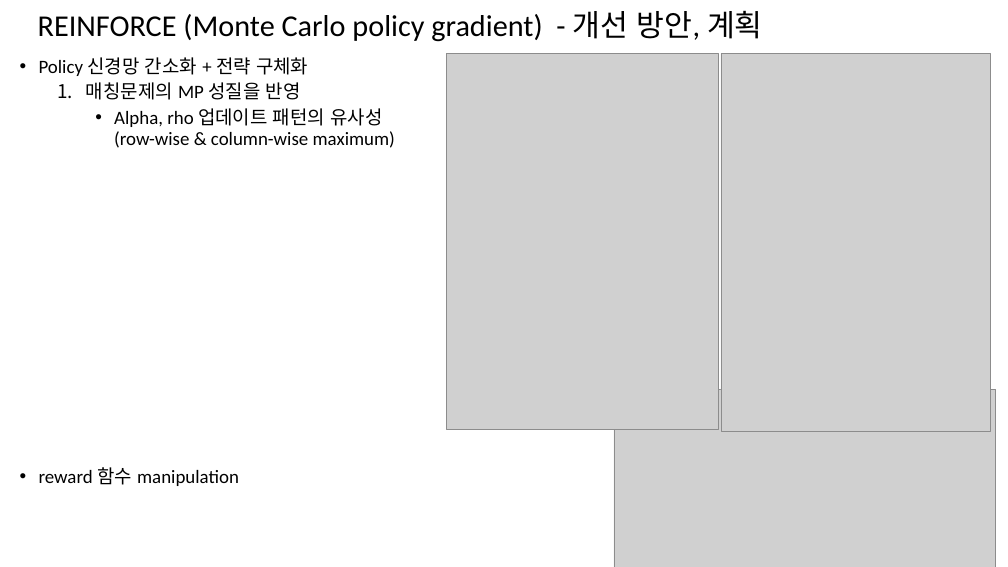
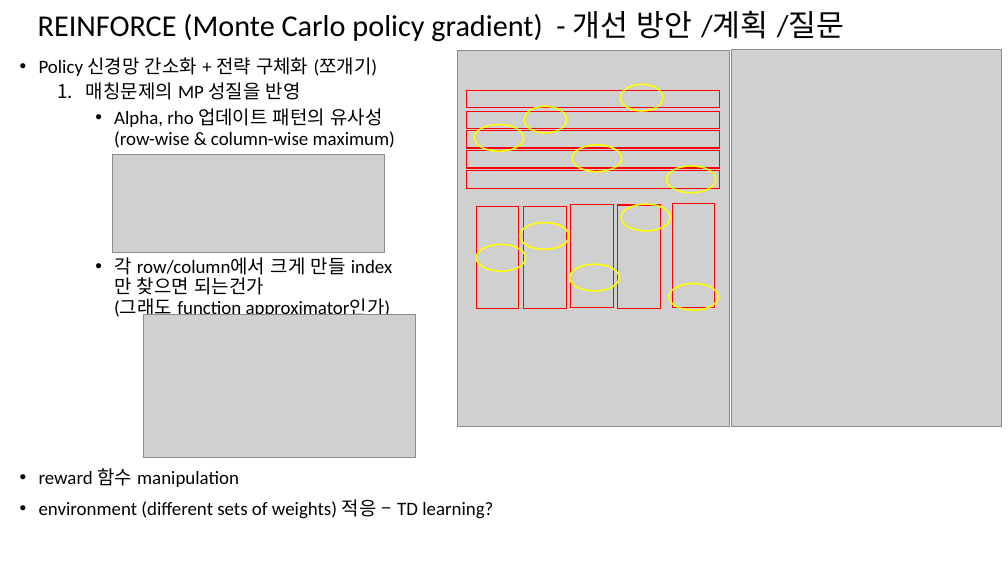
Before and after one commit to ihatesummer/bipartite_maxsum, a slide deck: slide 11 of memo.pptx. Drawn at 1008x567 pixels with LibreOffice and Linux fonts; fonts in the diff are those of the drawing; grey boxes stand for pictures. Boxes give left, top, right and bottom in pixels: in the first picture for what was removed or moved away, otherwise in the second. Text is boxed around its words. In the diff, an @@ line names an element or a change of style, - is before the commit and + after.

```diff
--- a/memo.pptx
+++ b/memo.pptx
@@ title at (38, 11, 844, 42): text changed @@
-REINFORCE (Monte Carlo policy gradient) - 개선 방안, 계획
+REINFORCE (Monte Carlo policy gradient) - 개선 방안 /계획 /질문
@@ text at (39, 57, 378, 76): text changed @@
-• Policy 신경망 간소화 + 전략 구체화
+• Policy 신경망 간소화 + 전략 구체화 (쪼개기)
@@ picture: place and size @@
-picture at (447, 53, 718, 430)
+picture at (457, 51, 729, 427)
@@ picture: place and size @@
-picture at (721, 54, 991, 432)
+picture at (732, 50, 1001, 426)
@@ ellipse added at (621, 85, 663, 111), outline #FFFF00 1.5 pt @@
@@ rectangle added at (467, 90, 720, 107), outline #FF0000 1 pt @@
@@ rectangle added at (467, 111, 720, 129), outline #FF0000 1 pt @@
@@ ellipse added at (524, 107, 566, 133), outline #FFFF00 1.5 pt @@
@@ rectangle added at (467, 131, 720, 148), outline #FF0000 1 pt @@
@@ ellipse added at (474, 125, 524, 151), outline #FFFF00 1.5 pt @@
@@ ellipse added at (572, 145, 622, 172), outline #FFFF00 1.5 pt @@
@@ picture added at (113, 155, 384, 253) @@
@@ rectangle added at (467, 171, 720, 188), outline #FF0000 1 pt @@
@@ rectangle added at (467, 150, 720, 168), outline #FF0000 1 pt @@
@@ ellipse added at (666, 166, 716, 193), outline #FFFF00 1.5 pt @@
@@ rectangle added at (476, 206, 519, 309), outline #FF0000 1 pt @@
@@ rectangle added at (524, 206, 566, 309), outline #FF0000 1 pt @@
@@ rectangle added at (571, 205, 613, 307), outline #FF0000 1 pt @@
@@ rectangle added at (618, 205, 660, 309), outline #FF0000 1 pt @@
@@ ellipse added at (621, 204, 671, 231), outline #FFFF00 1.5 pt @@
@@ rectangle added at (672, 204, 715, 308), outline #FF0000 1 pt @@
@@ ellipse added at (520, 222, 569, 249), outline #FFFF00 1.5 pt @@
@@ text at (114, 257, 391, 319): paragraph added @@
+    • 각 row/column에서 크게 만들 index만 찾으면 되는건가
+      (그래도 function approximator인가)
@@ ellipse added at (476, 244, 526, 271), outline #FFFF00 1.5 pt @@
@@ ellipse added at (570, 265, 620, 291), outline #FFFF00 1.5 pt @@
@@ ellipse added at (669, 284, 719, 310), outline #FFFF00 1.5 pt @@
@@ picture: place and size @@
-picture at (614, 389, 996, 567)
+picture at (144, 315, 415, 458)
@@ text at (39, 499, 493, 519): paragraph added @@
+• environment (different sets of weights) 적응 – TD learning?
```
Also in this commit, not shown: 2 other slides changed, 9 slides added, 17 other files.
